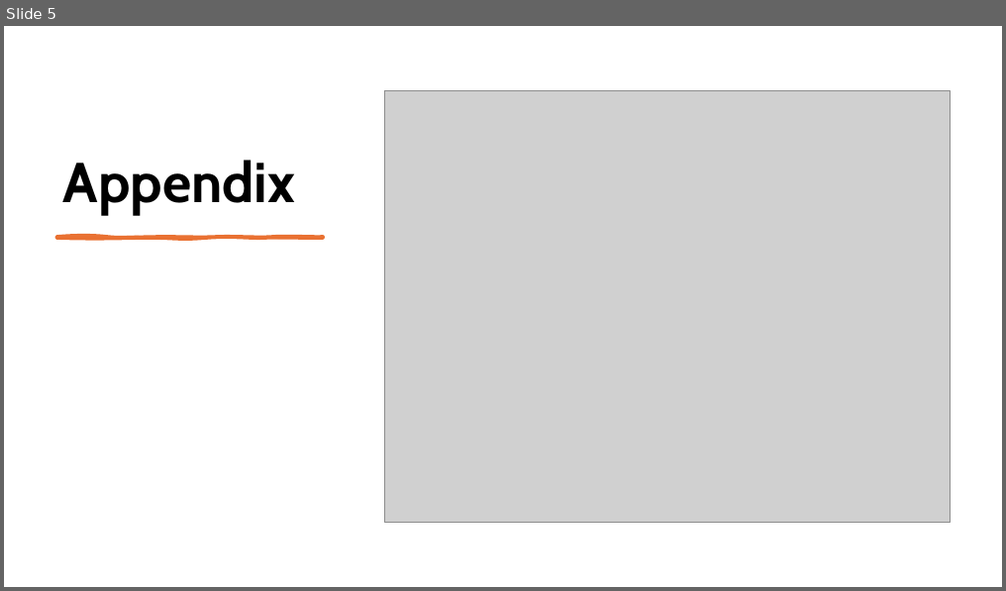
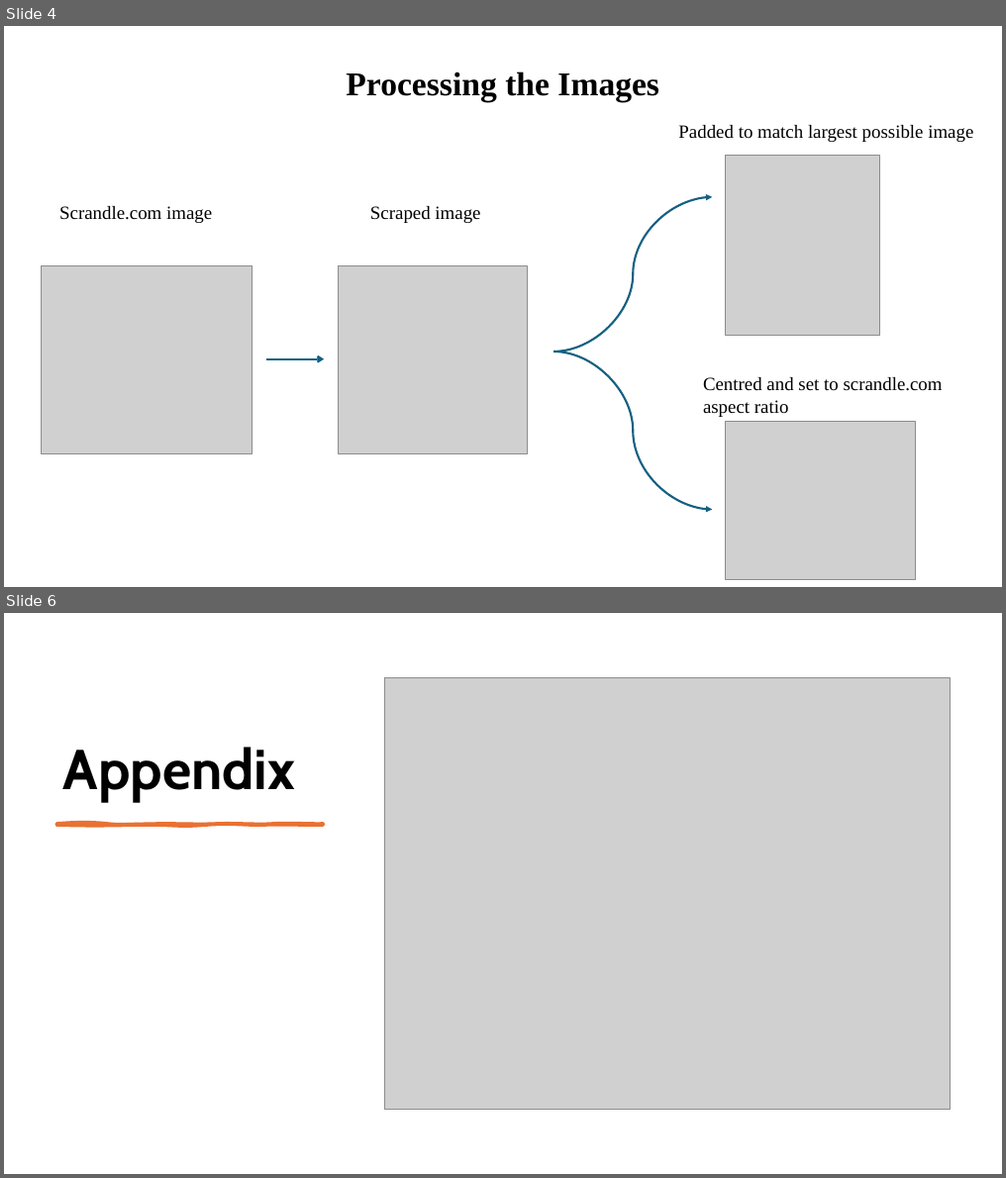
Before and after one commit to JakobFugl/scrandle_ml_project, a slide deck: Chris_workspace/Chris slides.pptx. Shown one above the other, each under a label of ours: slide 5 before the commit, slides 4 and 6 after it; the slides between them are not shown. The pictures are 1006x591 and 1006x1178 pixels, drawn with LibreOffice and Linux fonts; fonts in the diff are those of the drawing; grey boxes stand for pictures. Boxes give left, top, right and bottom in pixels: in the first picture for what was removed or moved away, otherwise in the second. Text is boxed around its words. In the diff, an @@ line names an element or a change of style, - is before the commit and + after.

```diff
--- a/Chris_workspace/Chris slides.pptx
+++ b/Chris_workspace/Chris slides.pptx
@@ slide 4 added at box(4, 26, 1002, 587), background #FFFFFF @@
@@ text added at box(346, 72, 659, 102), 32 pt, text #000000, bold @@
+Processing the Images
@@ text added at box(678, 125, 973, 142), 18 pt, text #000000 @@
+Padded to match largest possible image
@@ picture added at box(725, 155, 879, 335) @@
@@ curved arrow added from (553, 352) to (712, 197), #156082 2 pt @@
@@ text added at box(59, 206, 212, 223), 18 pt, text #000000 @@
+Scrandle.com image
@@ text added at box(370, 206, 480, 223), 18 pt, text #000000 @@
+Scraped image
@@ picture added at box(41, 267, 252, 455) @@
@@ picture added at box(339, 267, 528, 455) @@
@@ curved arrow added from (553, 352) to (712, 509), #156082 2 pt @@
@@ arrow added from (266, 360) to (324, 360), #156082 2 pt @@
@@ text added at box(703, 377, 943, 417), 18 pt, text #000000 @@
+Centred and set to scrandle.com
+aspect ratio
@@ picture added at box(725, 421, 915, 580) @@
@@ what was slide 5 is now slide 6 @@
```
Also in this commit, not shown: 2 slides changed, 1 other slide added.
